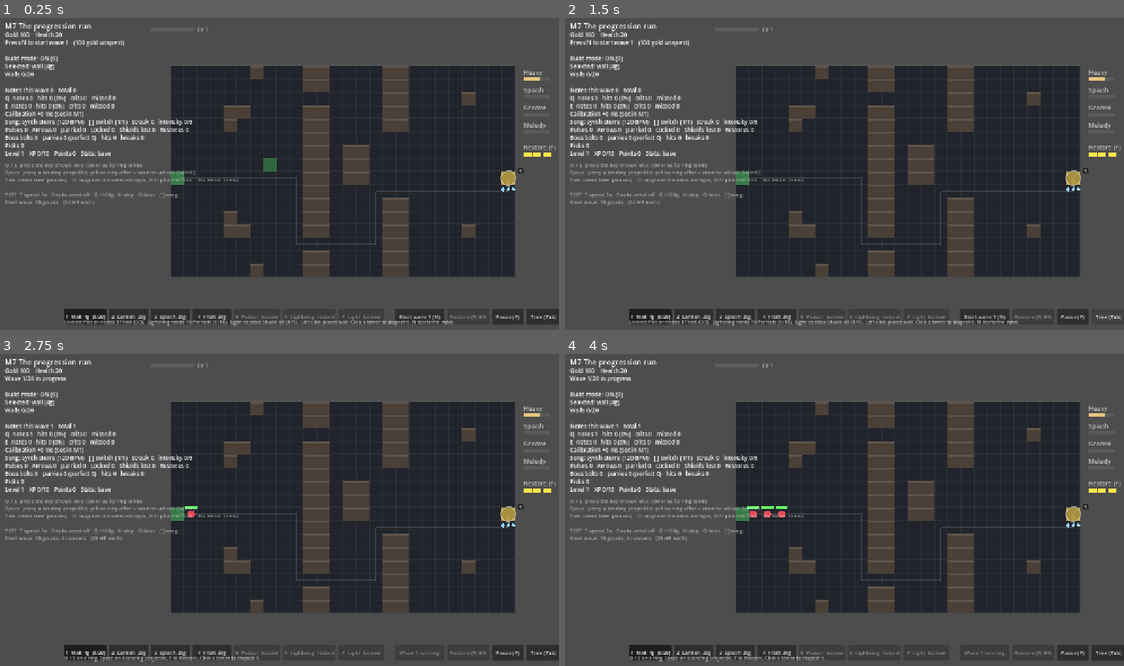
Above: before the commit, frames 1-4 (two rows, left to right).
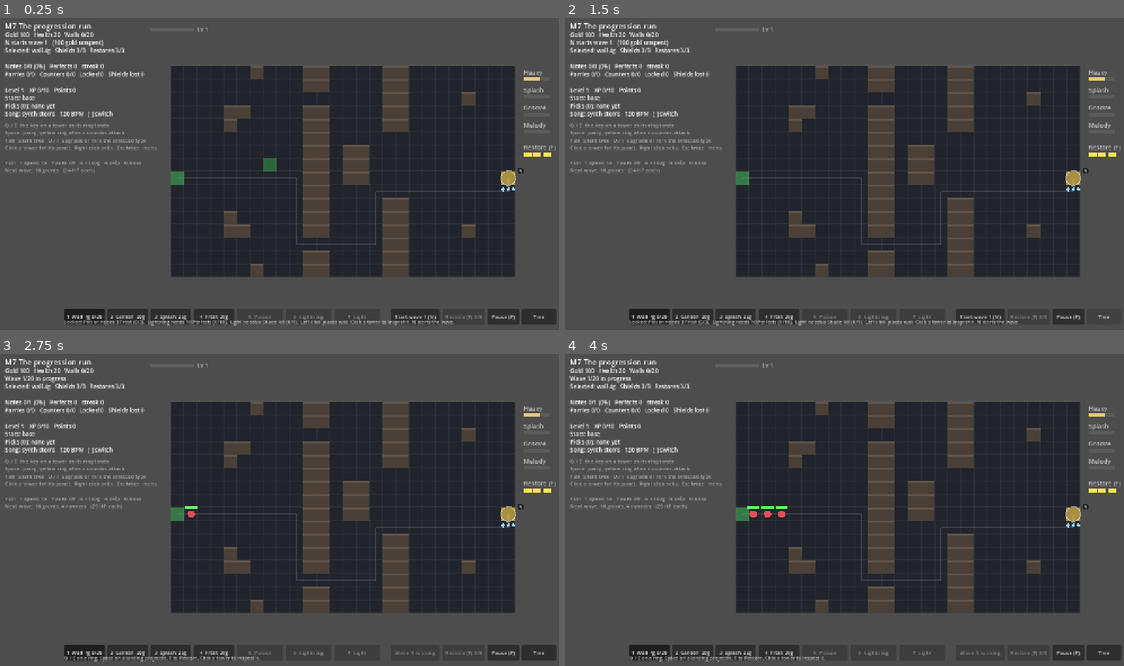
Above: after the commit, the same moments.

Repository: jaredmichaelbench/Goobr-td
Game: Godot game, scene res://m7_run.tscn
Two runs of this game, one before a commit and one after it. Both use one fixed random seed, a clock stepped at 60 frames per second and the inputs below. This scene is started directly instead of the project's main scene.
Inputs (mouse positions are in pixels of both pictures, inside the frame that each line leads up to):
- Up to frame 1 (0.25 s): no input
- Up to frame 2 (1.5 s): click (1101, 317) at 0.5 s, where only the run after the commit has a clickable "Tree"; click (1107, 317) at 1.25 s, where only the run after the commit has a clickable "Tree"
- Up to frame 3 (2.75 s): click "Start wave 1 (N)" at 2 s
- Up to frame 4 (4 s): click (648, 653) at 2.75 s, where only the run before the commit has a clickable "1 Wall 4g (0/20)"; click (648, 653) at 3.5 s, where only the run after the commit has a clickable "1 Wall 4g 0/20"

The runs differ from the first frame. In frame 1, 4.8% of the frame differs, in the area x 0-100%, y 4-99%; in frame 2, 4.8%; in frame 3, 4.6%; in frame 4, 4.6%.

Commit message:
M7 round 2 UI fixes: compact status column that never crosses the board, card history, fork reason
- m2_maze: every HUD line is measured and wrapped before the board's left edge (_fit/_pack)
- m7_run: status_lines rebuilt for M7 (short lines, picks history, boss line); shorter help
- hud7: greyed fork buttons say why (gold n/cost, not now); build buttons clip text, locked
  ones greyed without growing, so the Tree button stays on screen
- hud: wall count text shorter
- docs: round 2 playtest notes, M7-results, tasks

Co-Authored-By: Claude Fable 5.1 <noreply@anthropic.com>
Claude-Session: https://claude.ai/code/session_01L92Fzbf8i6vmMnAej33eyX

Diff:
--- a/game/scripts/hud.gd
+++ b/game/scripts/hud.gd
@@ -204,7 +204,7 @@
 		b.button_pressed = game.selected == type and game.build_mode
 		b.disabled = not playing or game.gold < spec["cost"]
 		if type == "wall" and game.wall_limit > 0:
-			b.text += "  (%d/%d)" % [game.wall_count(), game.wall_limit]
+			b.text += " %d/%d" % [game.wall_count(), game.wall_limit]
 	wave_button.text = ("Wave %d running" % game.wave) if game.wave_active else ("Start wave %d (N)" % (game.wave + 1))
 	wave_button.disabled = game.wave_active or not playing or game.get("drafting") == true
 	restore_button.text = "Restore (F) %d/%d" % [game.restore_charges, game.restore_cap()]
--- a/game/scripts/hud7.gd
+++ b/game/scripts/hud7.gd
@@ -24,7 +24,8 @@
 	var slot := 0
 	for k in keys:
 		var b: Button = build_buttons[game.build_keys[k]]
-		b.custom_minimum_size = Vector2(88, 36)
+		b.custom_minimum_size = Vector2(92, 36)
+		b.clip_text = true  # Never grow past the bar; the right end was pushed off screen.
 		b.add_theme_font_size_override("font_size", 11)
 		_bar.move_child(b, slot)
 		slot += 1
@@ -148,11 +149,11 @@
 	for type in build_buttons:
 		var b: Button = build_buttons[type]
 		if not game.unlocked.has(type):
-			b.text = "%s  %s  locked" % [_key(type), game.tower_name(type)]
+			b.text = "%s  %s" % [_key(type), game.tower_name(type)]  # Greyed; the tip says how to unlock.
 			b.disabled = true
 		elif game.type_rank.get(type, 0) > 0:
 			b.text += "  r%d" % game.type_rank[type]
-	tree_button.text = "Tree (Tab)" + ("  +%d" % game.points if game.points > 0 else "")
+	tree_button.text = "Tree" + ("  +%d" % game.points if game.points > 0 else "")
 	tree_button.modulate = Color(0.6, 1.0, 0.7) if game.points > 0 else Color.WHITE
 	tree_button.disabled = not playing
 
@@ -226,9 +227,13 @@
 		body += "\nThe fork: %s (%s)  or  %s (%s)" % [br[0][0], br[0][1], br[1][0], br[1][1]]
 		upgrade_button.visible = false
 		fork_row.visible = true
-		fork_a_button.text = "%s  %dg  (U)" % [br[0][0], cost]
+		# When a fork is greyed, the button says why (Jared saw both grey with Sell bright).
+		var why := "" if playing else "  (not now)"
+		if playing and game.gold < cost:
+			why = "  (gold %d/%d)" % [game.gold, cost]
+		fork_a_button.text = "%s  %dg  (U)%s" % [br[0][0], cost, why]
 		fork_a_button.disabled = game.gold < cost or not playing
-		branch_button.text = "%s  %dg  (I)" % [br[1][0], cost]
+		branch_button.text = "%s  %dg  (I)%s" % [br[1][0], cost, why]
 		branch_button.disabled = game.gold < cost or not playing
 	else:
 		upgrade_button.text = "Upgrade  %dg  (U)\nrung %d: %s" % [cost, rank + 1, game.rung_text(type, rank + 1)]
--- a/game/scripts/m2_maze.gd
+++ b/game/scripts/m2_maze.gd
@@ -538,6 +538,41 @@
 	return ""
 
 
+## Break a HUD line into pieces no wider than max_w pixels. Splits at the
+## triple-space gaps first (the columns), then at single spaces if it must.
+func _fit(line: String, size: int, max_w: float) -> Array[String]:
+	var out: Array[String] = []
+	if line == "" or _text_w(line, size) <= max_w:
+		out.append(line)
+		return out
+	for part in _pack(line.split("   ", false), "   ", size, max_w):
+		if _text_w(part, size) <= max_w:
+			out.append(part)
+		else:
+			out.append_array(_pack(part.split(" ", false), " ", size, max_w))
+	return out
+
+
+func _text_w(text: String, size: int) -> float:
+	return ThemeDB.fallback_font.get_string_size(text, HORIZONTAL_ALIGNMENT_LEFT, -1, size).x
+
+
+## Greedy packing of pieces into lines joined by sep.
+func _pack(pieces: PackedStringArray, sep: String, size: int, max_w: float) -> Array[String]:
+	var out: Array[String] = []
+	var cur := ""
+	for piece in pieces:
+		var trial := piece if cur == "" else cur + sep + piece
+		if cur != "" and _text_w(trial, size) > max_w:
+			out.append(cur)
+			cur = piece
+		else:
+			cur = trial
+	if cur != "":
+		out.append(cur)
+	return out
+
+
 func status_lines() -> Array[String]:
 	var wave_label := ("Wave %d (endless)" % wave) if endless or wave > last_wave else ("Wave %d/%d" % [wave, last_wave])
 	var lines: Array[String] = [
@@ -667,15 +702,19 @@
 		draw_arc(_to_screen(Vector2(hover)), tower_spec(hover)["range"] * TILE, 0, TAU, 48, Color(1, 1, 1, 0.4), 1.5)
 
 	# HUD: bright status lines, then dimmer help lines.
+	# Every line is wrapped so it ends before the board's left edge, never on the map.
 	var y := 36.0
+	var max_w := _origin.x - 24.0 - 12.0
 	draw_string(font, Vector2(24, y), title, HORIZONTAL_ALIGNMENT_LEFT, -1, 17)
 	for line in status_lines():
-		y += 18.0
-		draw_string(font, Vector2(24, y), line, HORIZONTAL_ALIGNMENT_LEFT, -1, 13)
+		for part in _fit(line, 13, max_w):
+			y += 18.0
+			draw_string(font, Vector2(24, y), part, HORIZONTAL_ALIGNMENT_LEFT, -1, 13)
 	y += 8.0
 	for line in help_lines():
-		y += 17.0
-		draw_string(font, Vector2(24, y), line, HORIZONTAL_ALIGNMENT_LEFT, -1, 12, Color(1, 1, 1, 0.55))
+		for part in _fit(line, 12, max_w):
+			y += 17.0
+			draw_string(font, Vector2(24, y), part, HORIZONTAL_ALIGNMENT_LEFT, -1, 12, Color(1, 1, 1, 0.55))
 	if _message_time > 0.0:
 		draw_string(font, Vector2(24, view.y - 40), _message, HORIZONTAL_ALIGNMENT_LEFT, -1, 15, Color(1, 0.5, 0.4))
 	if state != "playing" and get("hud") == null:  # M6 shows this on its run screen instead.
--- a/game/scripts/m7_run.gd
+++ b/game/scripts/m7_run.gd
@@ -1240,9 +1240,34 @@
 	return ", ".join(parts) if not parts.is_empty() else "base"
 
 
+## The M7 column from scratch: short lines that fit left of the board (the
+## long per-key stat lines from M3 to M6 spilled onto the map on Jared's screen).
 func status_lines() -> Array[String]:
-	var lines := super.status_lines()
-	lines.append("Level %d   XP %d/%d   Points %d   Stats: %s" % [level, roundi(xp), roundi(xp_to_next()), points, stats_line()])
+	var wave_label := ("Wave %d (endless)" % wave) if endless or wave > last_wave else ("Wave %d/%d" % [wave, last_wave])
+	var lines: Array[String] = [
+		"Gold %d   Health %d   Walls %d/%d" % [gold, health, wall_count(), wall_limit],
+		(wave_label + " in progress") if wave_active else ("N starts wave %d%s" % [wave + 1, _unspent_hint()]),
+		"Selected: %s %dg   Shields %d/%d   Restores %d/%d" % [selected, builds.get(selected, {}).get("cost", 0), shields, shield_cap, restore_charges, restore_cap()],
+		"",
+	]
+	var notes := stat_total("notes")
+	var hits := stat_total("hits")
+	var rate := 0 if notes == 0 else roundi(100.0 * hits / notes)
+	lines.append("Notes %d/%d (%d%%)   Perfects %d   streak %d" % [hits, notes, rate, stat_total("perfects"), streak])
+	var thrown: int = m4_stats["pulses"] + m4_stats["arrows"] + m5_stats["bolts"] + m6_stats["stomps"]
+	var parried: int = m4_stats["parried"] + m5_stats["parries"] + m6_stats["stomp_parries"]
+	lines.append("Parries %d/%d   Counters %d/%d   Locked %d   Shields lost %d" % [parried, thrown, m7_stats["counter_hits"], m7_stats["counters"], m4_stats["suppressed"], m4_stats["shields_lost"]])
+	if boss_alive():
+		lines.append("Boss: breaks %d   bolts parried %d/%d" % [m5_stats["breaks"], m5_stats["parries"], m5_stats["bolts"]])
+	if crescendo > 0.0:
+		lines.append("CRESCENDO  %.1f s" % crescendo)
+	lines.append("")
+	lines.append("Level %d   XP %d/%d   Points %d" % [level, roundi(xp), roundi(xp_to_next()), points])
+	lines.append("Stats: %s" % stats_line())
+	if not pending.is_empty():
+		lines.append("Locked card: %s (%s)" % [card_name(pending["id"]), card_condition(pending["id"])])
+	lines.append("Picks (%d): %s" % [picks.size(), ", ".join(picks.map(func(id): return card_name(id))) if not picks.is_empty() else "none yet"])
+	lines.append("Song: %s   %.0f BPM   [ ] switch" % [songs[song_index]["name"], clock.bpm])
 	return lines
 
 
@@ -1250,10 +1275,11 @@
 	if selected_cell.x >= 0 or (hud != null and hud.panel.visible):
 		return []
 	return [
-		"Q / E  press the key shown on a tower as its ring lands",
-		"Space  parry a landing projectile; yellow ring after = counter-attack (talent)",
-		"Tab  talent tree (pauses)    U  upgrade the selected type, U / I pick the fork    Esc twice  menu",
+		"Q / E  the key on a tower as its ring lands",
+		"Space  parry; yellow ring after = counter-attack",
+		"Tab  talent tree   U / I  upgrade or fork the selected type",
+		"Click a tower for its panel.  Right click sells.  Esc twice  menu",
 		"",
-		"TEST  T speed %dx   Y auto-send %s   G +100g   H skip   O boss   [ ] song" % [SPEEDS[speed_index], "ON" if auto_send else "off"],
+		"TEST  T speed %dx   Y auto %s   G +100g   H skip   O boss" % [SPEEDS[speed_index], "ON" if auto_send else "off"],
 		"Next wave: %s   (%.0f HP each)" % [wave_summary(wave + 1), creep_hp_at(wave + 1)],
 	]
Not shown, added: docs/notes/m7-playtest-2-2026-10-26.md
Not shown, changed: docs/prototypes/M7-results.md
Not shown, changed: docs/tasks/tasks.md
